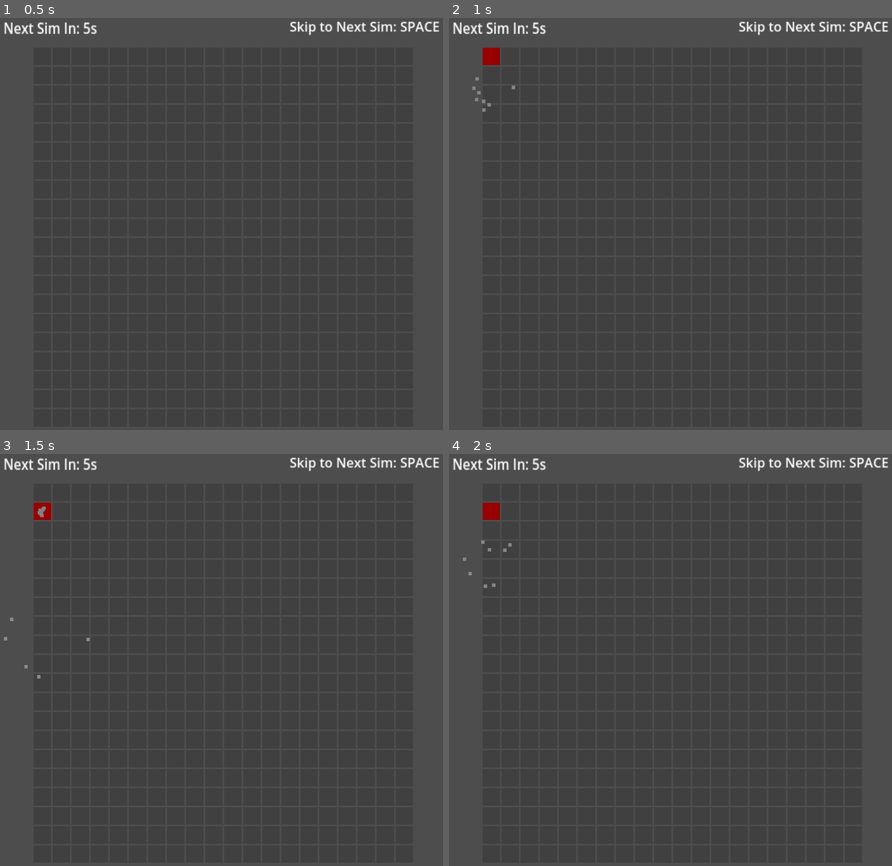
Above: before the commit, frames 1-4 (two rows, left to right).
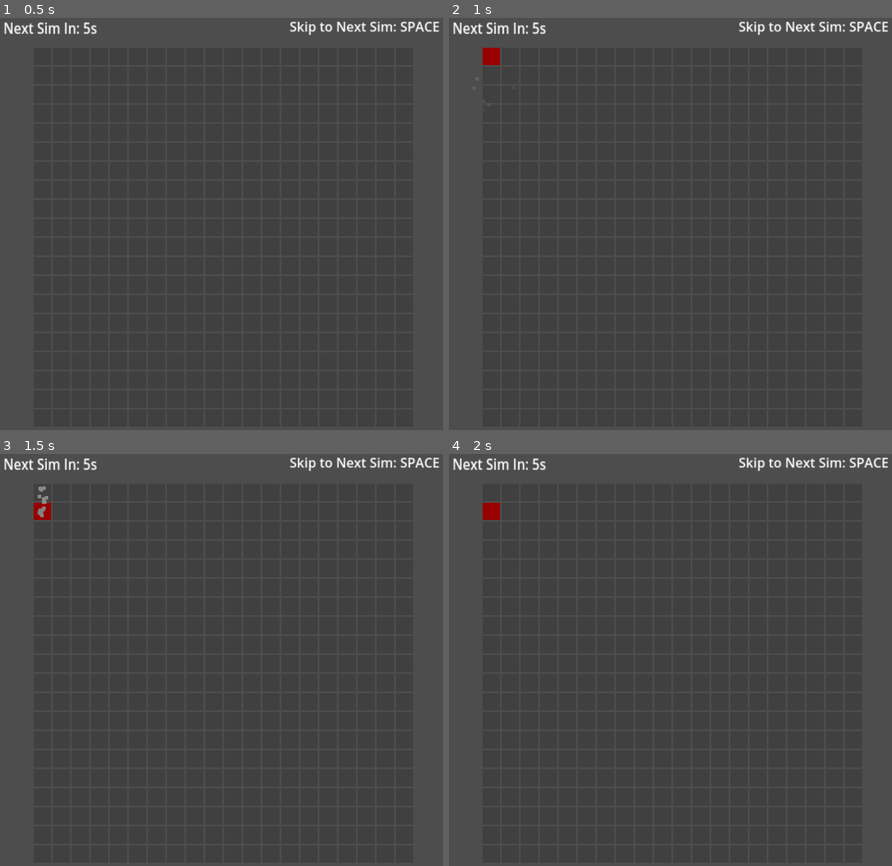
Above: after the commit, the same moments.

Repository: cyberneel/life-defense
Game: Godot game, scene res://scenes/game_scene.tscn
Two runs of this game, one before a commit and one after it. Both use one fixed random seed, a clock stepped at 60 frames per second and the inputs below.
Inputs (mouse positions are in pixels of both pictures, inside the frame that each line leads up to):
- Up to frame 1 (0.5 s): no input
- Up to frame 2 (1 s): tap Enter at 0.5 s; move the mouse to (493, 55) at 0.52 s; press the mouse at (493, 55) at 0.53 s
- Up to frame 3 (1.5 s): move the mouse to (44, 511) at 1.27 s; release the mouse at (44, 511) at 1.28 s; tap Space (next_sim_step) at 1.35 s; click (44, 511) at 1.42 s
- Up to frame 4 (2 s): no input

Frame 1 is identical in both runs. In frame 2, less than 0.1% of the frame differs, in the area x 5-15%, y 14-23%; in frame 3, less than 0.1%, in the area x 0-21%, y 7-55%; in frame 4, less than 0.1%.

Commit message:
Changed particle settings

Diff:
--- a/scenes/presets/grid_block.tscn
+++ b/scenes/presets/grid_block.tscn
@@ -6,7 +6,9 @@
 [sub_resource type="RectangleShape2D" id="RectangleShape2D_xnes3"]
 
 [sub_resource type="Gradient" id="Gradient_d52he"]
-colors = PackedColorArray(1, 1, 1, 1, 0.544974, 0.544974, 0.544974, 1)
+interpolation_mode = 2
+offsets = PackedFloat32Array(0, 0.623333, 1)
+colors = PackedColorArray(1, 1, 1, 1, 0.61, 0.61, 0.61, 1, 0.54, 0.54, 0.54, 0)
 
 [node name="Grid Block" type="Sprite2D"]
 scale = Vector2(10, 10)
@@ -23,6 +25,7 @@
 z_index = 4096
 z_as_relative = false
 emitting = false
+lifetime = 0.5
 one_shot = true
 explosiveness = 1.0
 randomness = 0.22
